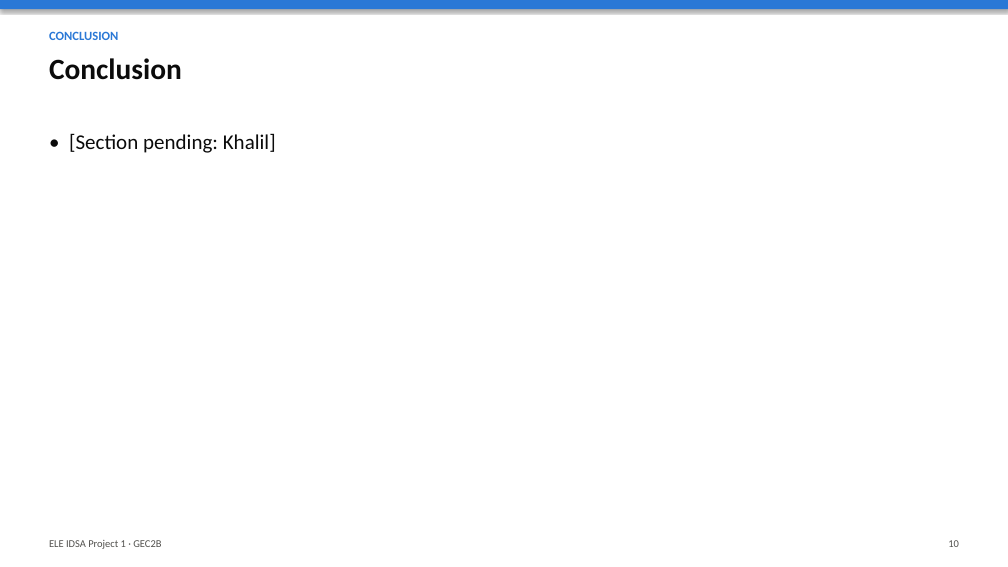
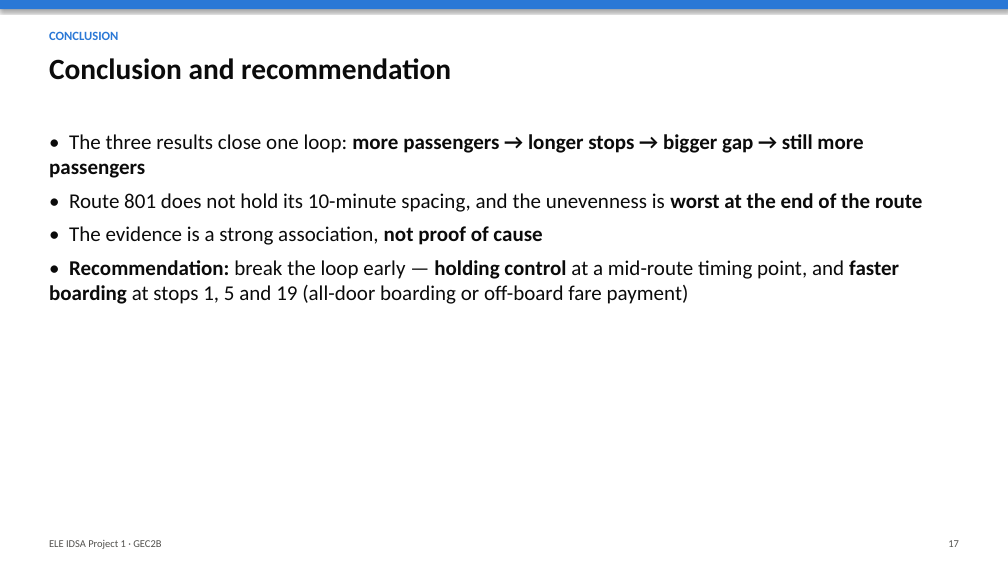
Before and after one commit to RJL-Marquez/ELE-IDSA-PROJECT-1, a slide deck: slide 17 of report/output/ELE_IDSA_Project1_Slides.pptx (slide 10 before the commit). Drawn at 1008x567 pixels with LibreOffice and Linux fonts; fonts in the diff are those of the drawing. Boxes give left, top, right and bottom in pixels: in the first picture for what was removed or moved away, otherwise in the second. Text is boxed around its words. In the diff, an @@ line names an element or a change of style, - is before the commit and + after.

```diff
--- a/report/output/ELE_IDSA_Project1_Slides.pptx
+++ b/report/output/ELE_IDSA_Project1_Slides.pptx
@@ text at box(49, 58, 451, 80): text changed @@
-Conclusion
+Conclusion and recommendation
@@ text at box(49, 134, 922, 304): text changed @@
-• [Section pending: Khalil]
+• The three results close one loop: more passengers → longer stops → bigger gap → still more passengers
+• Route 801 does not hold its 10-minute spacing, and the unevenness is worst at the end of the route
+• The evidence is a strong association, not proof of cause
+• Recommendation: break the loop early — holding control at a mid-route timing point, and faster boarding at stops 1, 5 and 19 (all-door boarding or off-board fare payment)
@@ text at box(948, 540, 959, 547): text changed @@
-10
+17
```
Also in this commit, not shown: 1 other slide changed, 7 slides added, 3 other files.
